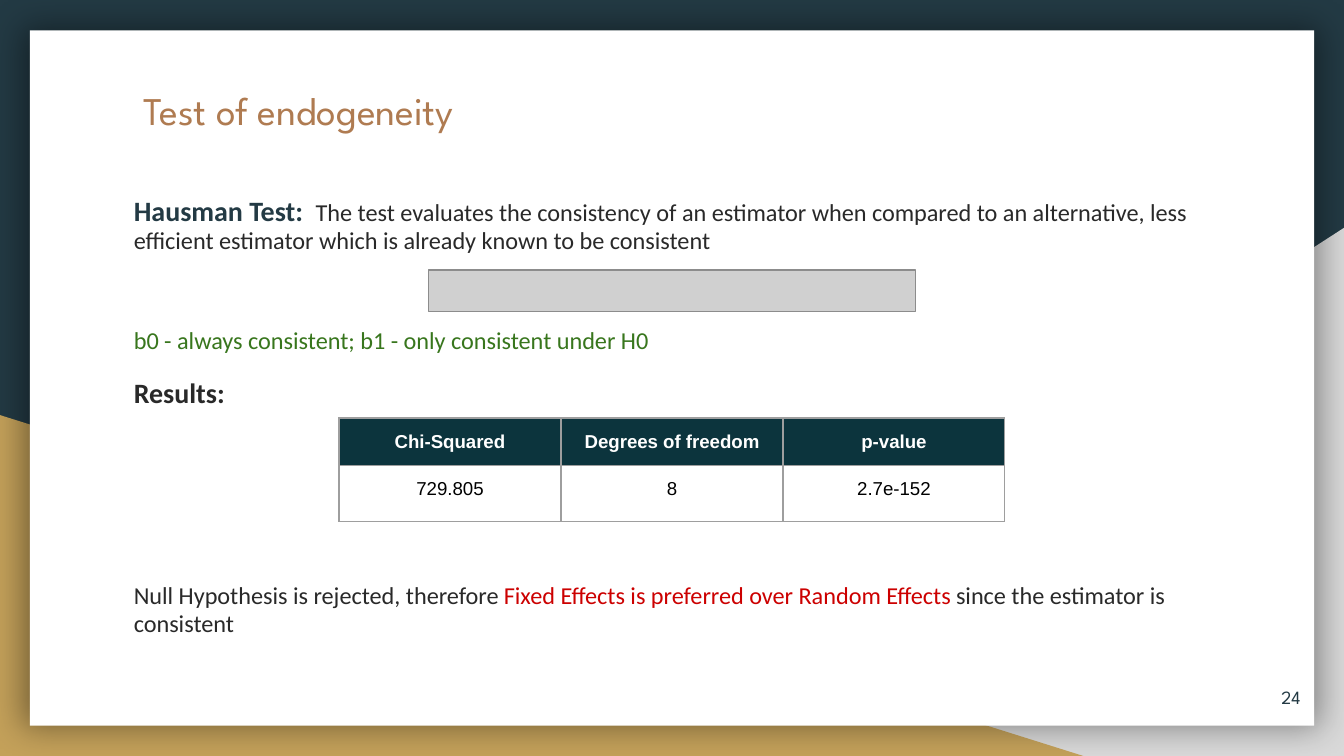
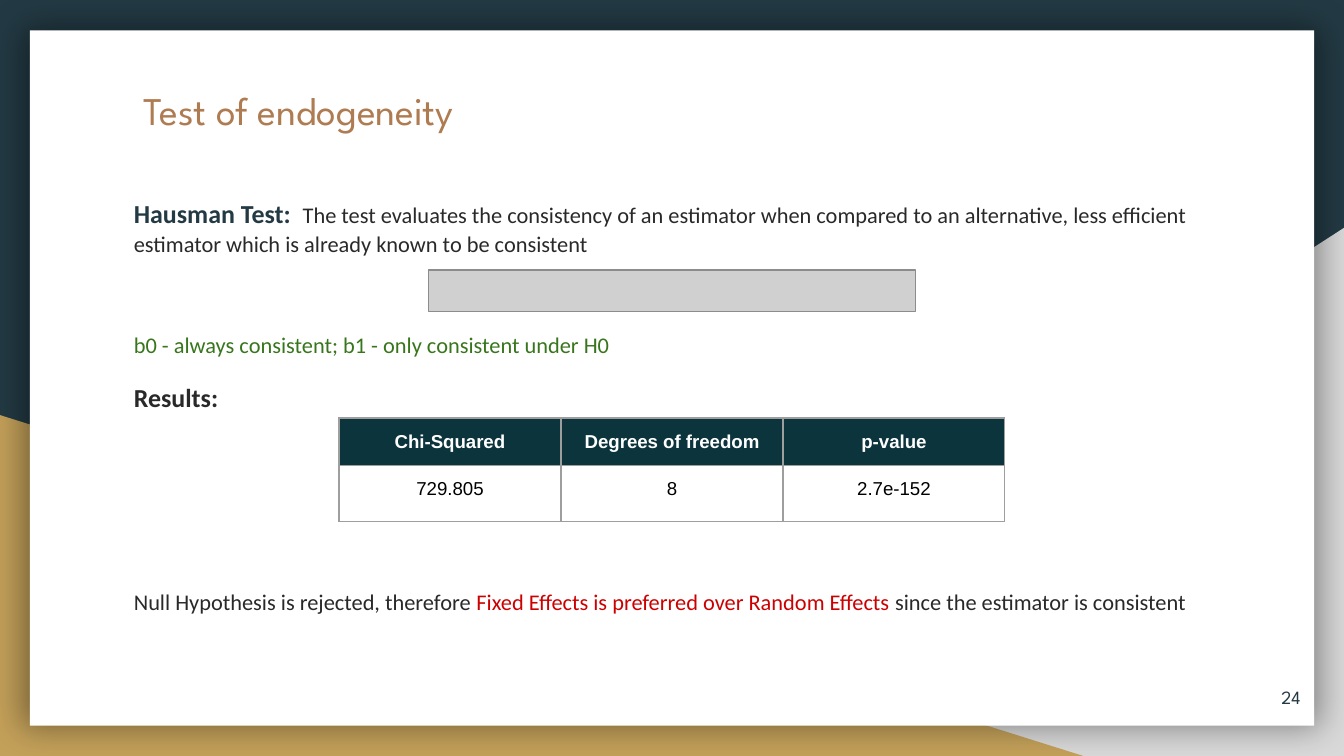
Before and after one commit to Shritej24c/Econometrics, a slide deck: slide 24 of Impact of Factors on Life Expectancy.pptx. Drawn at 1344x756 pixels with LibreOffice and Linux fonts; fonts in the diff are those of the drawing; grey boxes stand for pictures. Boxes give left, top, right and bottom in pixels: in the first picture for what was removed or moved away, otherwise in the second. Text is boxed around its words. In the diff, an @@ line names an element or a change of style, - is before the commit and + after.

```diff
--- a/Impact of Factors on Life Expectancy.pptx
+++ b/Impact of Factors on Life Expectancy.pptx
@@ text "Hausman Test: The test evaluates ..." at (134,206,1186,614): size 15 to 13.9 pt in "Hausman Test:", "Results:"; size 13 to 12 pt; line spacing 0.95 to 1.05 @@
@@ table: place and size @@
-table at (339,418,1004,756)
+table at (339,418,1004,523)
```
Also in this commit, not shown: 15 other slides changed, 2 other files.
